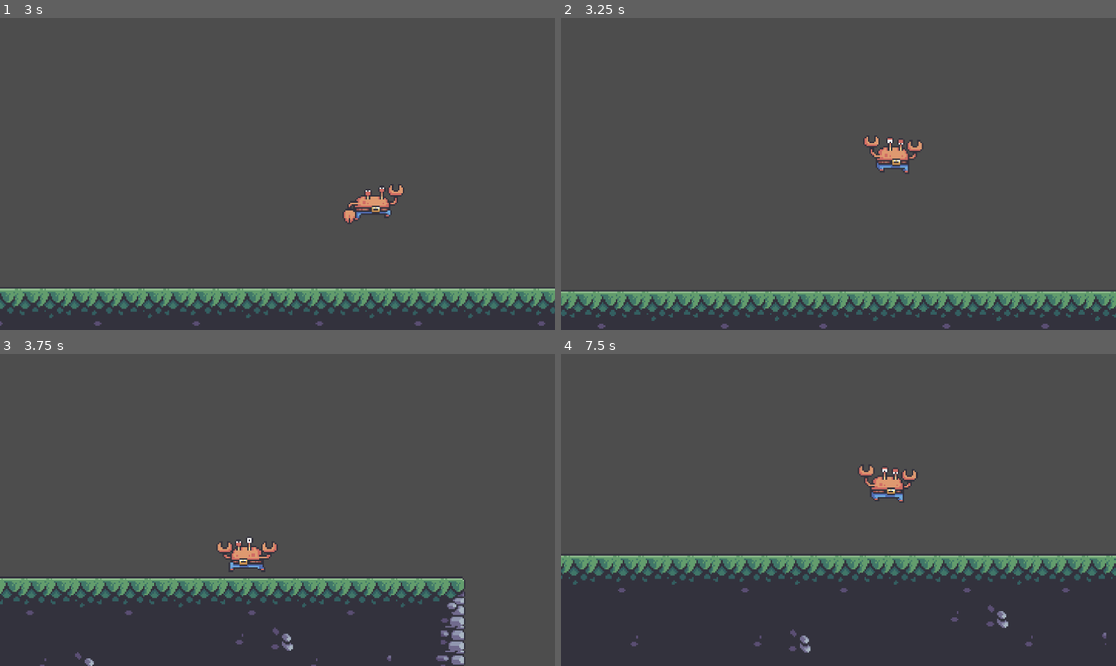
Above: before the commit, frames 1-4 (two rows, left to right).
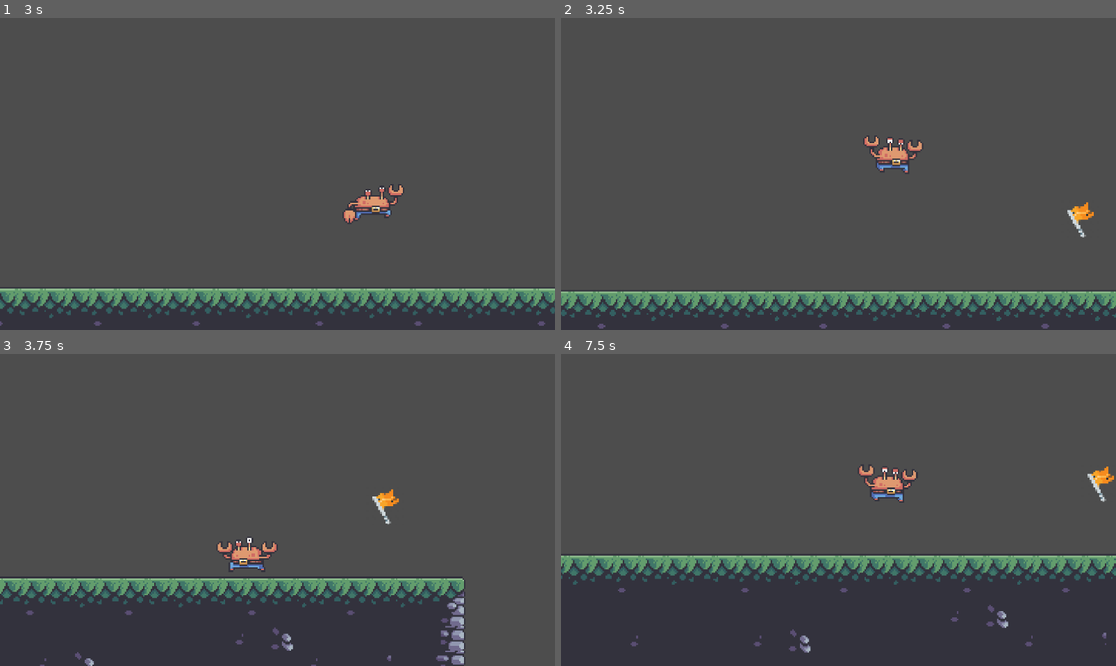
Above: after the commit, the same moments.

Repository: SMR-2023-Summer-Project/2DSideRacer
Game: Godot game, scene res://root/ui/title_screen/title_screen.tscn
The game is run twice, just before and just after one commit, with the same random seed, the same clock (stepped at 60 frames per second) and the same inputs.
Inputs (mouse positions are in pixels of both pictures, inside the frame that each line leads up to):
- Up to frame 1 (3 s): click "PLAY!" at 0.5 s; click "Host" at 1.25 s; move the mouse to (249, 236) at 2.02 s; hold Right (ui_right) from 2.03 s (still down); tap Space (climb) at 2.1 s; tap Up (jump) at 2.27 s; move the mouse to (444, 220) at 2.77 s; tap Shift (dash) at 2.85 s
- Up to frame 2 (3.25 s): keep holding Right (ui_right); tap Up (jump) at 3.02 s
- Up to frame 3 (3.75 s): move the mouse to (111, 463) at 3.52 s; release Right (ui_right) at 3.53 s; hold Left (ui_left) from 3.53 s (still down); hold Right mouse button (flip) from 3.53 s (still down)
- Up to frame 4 (7.5 s): move the mouse to (866, 510) at 4.27 s; release Right mouse button (flip) at 4.28 s; tap Middle mouse button (swing) at 4.35, 7.35 s; tap Up (jump) at 4.52, 5.27, 6.02 s; move the mouse to (755, 432) at 5.02 s; tap Space (climb) at 5.1 s; move the mouse to (960, 494) at 5.77 s; release Left (ui_left) at 5.78 s; hold Right (ui_right) from 5.78 s (still down); tap Shift (dash) at 5.85 s; move the mouse to (727, 525) at 6.52 s; hold Right mouse button (flip) 6.53-7.28 s; move the mouse to (894, 441) at 7.27 s

Frame 1 is identical in both runs. In frame 2, 0.2% of the frame differs, in the area x 91-96%, y 59-71%; in frame 3, 0.2%; in frame 4, 0.2%.

Commit message:
added checkpoint sprite

Diff:
--- a/root/multiplayer/multiplayer.tscn
+++ b/root/multiplayer/multiplayer.tscn
@@ -871,7 +871,7 @@
 spawn_path = NodePath("..")
 
 [node name="Checkpoint" type="Area2D" parent="."]
-position = Vector2(544, 8)
+position = Vector2(540, 2)
 script = ExtResource("2_53ldr")
 
 [node name="Checkpoint2" type="Area2D" parent="."]
--- a/root/scenes/demo_scene/Checkpoint.gd
+++ b/root/scenes/demo_scene/Checkpoint.gd
@@ -3,16 +3,25 @@
 # Sets the player spawnpoint to the place of the "checkpoint"
 #Makes this into a new node
 class_name Checkpoint
+
 #makes the collision box
 var collisionShape = CollisionShape2D.new()
+# makes the sprite node
+var spriteNode = Sprite2D.new()
+
 #detects player
 func _on_body_entered(body: Node) -> void:
 	if body is Player:
 		print(self.position)#prints the position of the checkpoint
 		body.update_spawn(self.position)#updates the players spawnpoint
+
 func _ready() -> void:
 	self.body_entered.connect(_on_body_entered)#makes the detection work
 	#makes the shape of the box, the size of it, and makes it a child of the checkpoint
 	collisionShape.shape = RectangleShape2D.new()
 	collisionShape.shape.extents = Vector2(20, 50)
 	add_child(collisionShape)
+	# adds texture + scale to checkpoints
+	spriteNode.texture = load('res://root/assets/sprites/misc/checkpoint3.png')
+	spriteNode.scale = Vector2(0.047, 0.047)
+	add_child(spriteNode)
Binary file added: root/assets/sprites/misc/checkpoint.png
Binary file added: root/assets/sprites/misc/checkpoint2.png
Binary file added: root/assets/sprites/misc/checkpoint3.png
Not shown: 1 places in root/multiplayer/multiplayer.tscn that only renumber resources
Not shown: 1 places in root/ui/title_screen/title_screen.tscn that only renumber resources
